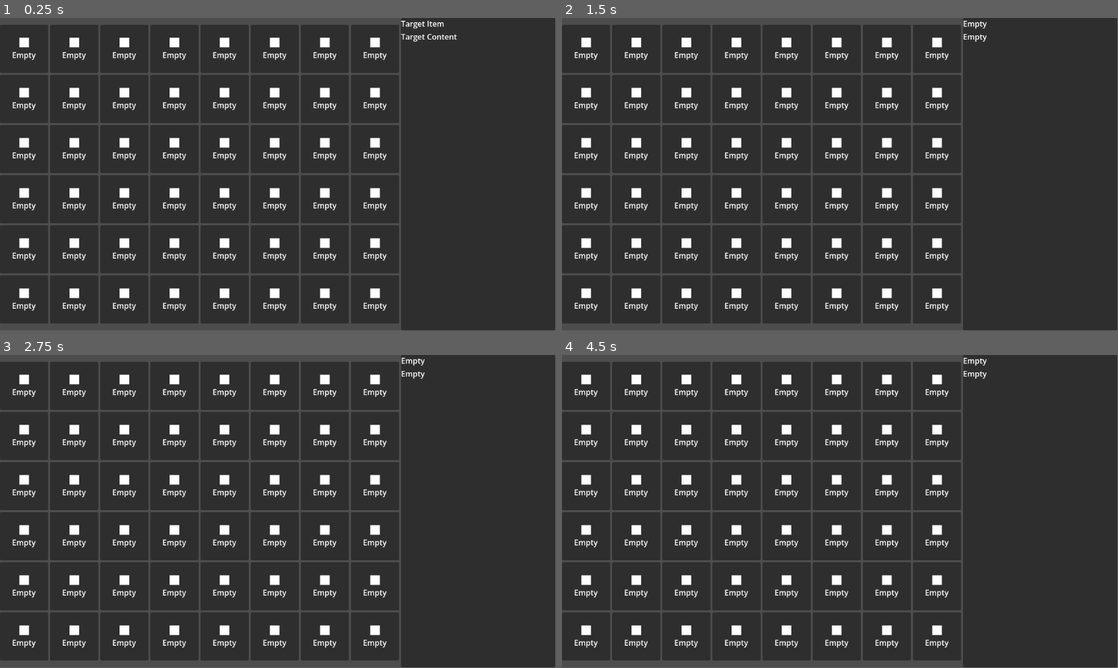
Above: before the commit, frames 1-4 (two rows, left to right).
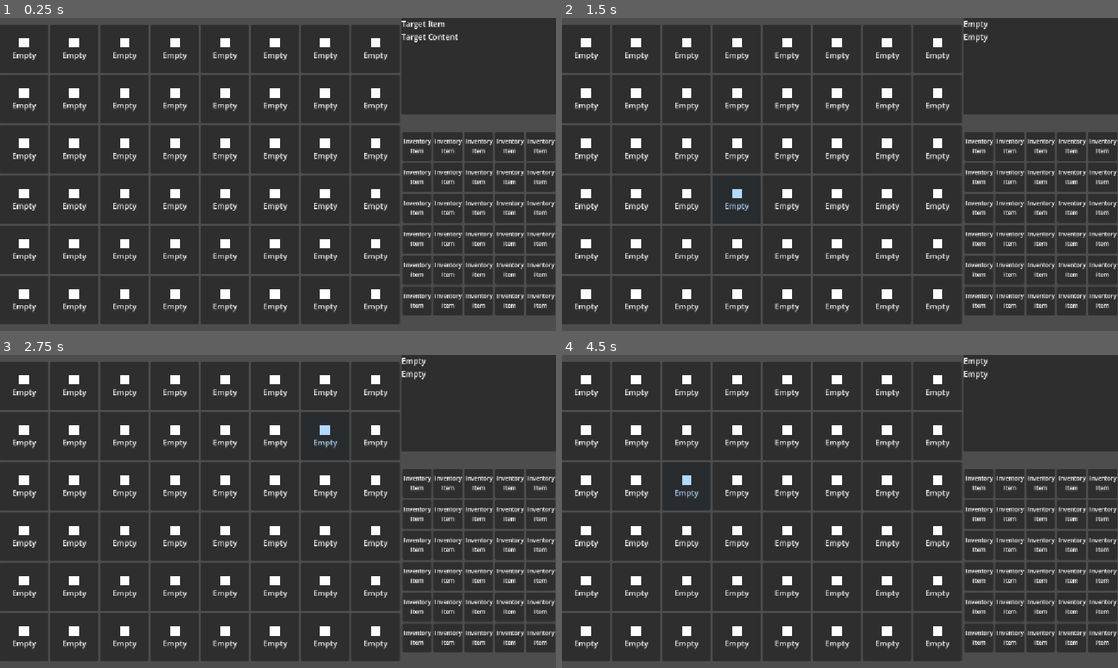
Above: after the commit, the same moments.

Repository: HadertS/alchemica-prototype-2
Game: Godot game, scene res://Scene/table/Table GUI/table_gui.tscn
Same seed, same stepped clock (60 frames per second), same inputs: the game is played once before the commit and once after it. This scene is started directly instead of the project's main scene.
Inputs (mouse positions are in pixels of both pictures, inside the frame that each line leads up to):
- Up to frame 1 (0.25 s): no input
- Up to frame 2 (1.5 s): tap Enter at 0.5 s; move the mouse to (962, 158) at 0.52 s; hold Right (ui_right) 0.53-1.28 s; click (962, 158) at 0.6 s; tap Space (ui_select) at 0.77, 1.25 s; move the mouse to (728, 190) at 1.27 s; hold Down (ui_down) from 1.28 s (still down); click (728, 190) at 1.35 s
- Up to frame 3 (2.75 s): tap Space (ui_select) at 1.52 s; tap Enter at 2 s; move the mouse to (333, 442) at 2.02 s; release Down (ui_down) at 2.03 s; hold Right (ui_right) from 2.03 s (still down); click (333, 442) at 2.1 s
- Up to frame 4 (4.5 s): tap Space (ui_select) at 2.75, 3.02, 3.77, 4.25 s; move the mouse to (812, 574) at 2.77 s; release Right (ui_right) at 2.78 s; hold Up (ui_up) 2.78-3.53 s; click (812, 574) at 2.85 s; tap Enter at 3.5 s; move the mouse to (1006, 558) at 3.52 s; hold Left (ui_left) from 3.53 s (still down); click (1006, 558) at 3.6 s; tap D (debug_automation_advance, bound only after the commit) at 4.15 s; move the mouse to (673, 464) at 4.27 s; click (673, 464) at 4.35 s
In our replay, the window is 799x449 before the commit and 800x450 after it. These sizes can differ from the game's own. Grey fills any space a smaller window leaves; there, only what the larger window draws over its background counts as a difference.

The runs differ from the first frame. In frame 1, 11% of the frame differs, in the area x 0-100%, y 0-100%; in frame 2, 11%; in frame 3, 11%; in frame 4, 11%.

Commit message:
changed project resolution settings, added selection logic handling, broke out table slot logic into its own script

Diff:
--- a/Scene/table/Table GUI/table_gui.gd
+++ b/Scene/table/Table GUI/table_gui.gd
@@ -5,23 +5,17 @@
 @onready var table_grid: GridContainer = %TableSlotContainer
 @onready var info_panel: PanelContainer = %InfoPanel
 
-func _ready():
-	var index = 0
-	for child in table_grid.get_children():
-		if child is Panel and "slot_index" in child:
-			child.slot_index = index
-			index += 1
+var selected_inventory_slot = null
 
 func _physics_process(delta: float):
 	input_component.update()
 	if input_component.mouse_clicked:
-		for child in table_grid.get_children():
-			if child is Panel:
-				var global_rect = child.get_global_rect()
-				if global_rect.has_point(input_component.mouse_position):
-					print("Clicked on slot:", child.slot_index)
-					info_panel.update(child.item, child.contents)
-
+		var selected = table_grid.select(input_component.mouse_position)
+		if selected != null:
+			info_panel.update(selected.item, selected.contents)
+	if input_component.debug_automation_advance_pressed:
+		automation_tick(delta)
 
 func automation_tick(delta):
+	print("automation advanced")
 	pass
--- a/Scene/table/Table GUI/table_gui.tscn
+++ b/Scene/table/Table GUI/table_gui.tscn
@@ -3,7 +3,11 @@
 [ext_resource type="Script" uid="uid://di76grknaovk6" path="res://Scene/Table/Table GUI/table_gui.gd" id="1_o7wvd"]
 [ext_resource type="Script" uid="uid://cowv4uwt1ie44" path="res://Script/Component/Input/input_component.gd" id="3_21c7h"]
 [ext_resource type="PackedScene" uid="uid://2uy7x0uic6mt" path="res://Scene/Table/Table GUI/table_slot.tscn" id="3_tmp5f"]
+[ext_resource type="Script" uid="uid://b80htpygi6s0m" path="res://Scene/Table/Table GUI/table_slot_container.gd" id="3_vtihk"]
 [ext_resource type="Script" uid="uid://cy2cjubx4hc5w" path="res://Scene/Table/Table GUI/table_info_panel.gd" id="4_tmp5f"]
+
+[sub_resource type="LabelSettings" id="LabelSettings_tmp5f"]
+font_size = 12
 
 [node name="TableGui" type="BoxContainer" unique_id=515171674]
 offset_right = 1152.0
@@ -21,6 +25,7 @@
 size_flags_horizontal = 4
 size_flags_vertical = 4
 columns = 8
+script = ExtResource("3_vtihk")
 
 [node name="Slot1" parent="TableSlotContainer" unique_id=1262460678 instance=ExtResource("3_tmp5f")]
 layout_mode = 2
@@ -166,21 +171,542 @@
 [node name="Slot48" parent="TableSlotContainer" unique_id=1257610330 instance=ExtResource("3_tmp5f")]
 layout_mode = 2
 
-[node name="InfoPanel" type="PanelContainer" parent="." unique_id=781139067]
+[node name="VBoxContainer" type="VBoxContainer" parent="." unique_id=400309714]
+layout_mode = 2
+size_flags_horizontal = 3
+
+[node name="InfoPanel" type="PanelContainer" parent="VBoxContainer" unique_id=781139067]
 unique_name_in_owner = true
+custom_minimum_size = Vector2(200, 200)
 layout_mode = 2
 size_flags_horizontal = 3
 script = ExtResource("4_tmp5f")
 
-[node name="VBoxContainer" type="VBoxContainer" parent="InfoPanel" unique_id=1542829020]
-layout_mode = 2
-
-[node name="TargetLabel" type="Label" parent="InfoPanel/VBoxContainer" unique_id=817367768]
+[node name="VBoxContainer" type="VBoxContainer" parent="VBoxContainer/InfoPanel" unique_id=1542829020]
+layout_mode = 2
+
+[node name="SelectedLabel" type="Label" parent="VBoxContainer/InfoPanel/VBoxContainer" unique_id=817367768]
 unique_name_in_owner = true
 layout_mode = 2
 text = "Target Item"
 
-[node name="TargetContentLabel" type="Label" parent="InfoPanel/VBoxContainer" unique_id=1668701762]
+[node name="SelectedContentLabel" type="Label" parent="VBoxContainer/InfoPanel/VBoxContainer" unique_id=1668701762]
 unique_name_in_owner = true
 layout_mode = 2
 text = "Target Content"
+
+[node name="InventoryGrid" type="GridContainer" parent="VBoxContainer" unique_id=741583364]
+layout_mode = 2
+size_flags_horizontal = 6
+size_flags_vertical = 6
+columns = 5
+
+[node name="Panel" type="Panel" parent="VBoxContainer/InventoryGrid" unique_id=726894010]
+custom_minimum_size = Vector2(60, 60)
+layout_mode = 2
+
+[node name="Label" type="Label" parent="VBoxContainer/InventoryGrid/Panel" unique_id=1367069074]
+layout_mode = 1
+anchors_preset = 15
+anchor_right = 1.0
+anchor_bottom = 1.0
+grow_horizontal = 2
+grow_vertical = 2
+text = "Inventory
+Item"
+label_settings = SubResource("LabelSettings_tmp5f")
+horizontal_alignment = 1
+vertical_alignment = 1
+
+[node name="Panel2" type="Panel" parent="VBoxContainer/InventoryGrid" unique_id=235377481]
+custom_minimum_size = Vector2(60, 60)
+layout_mode = 2
+
+[node name="Label" type="Label" parent="VBoxContainer/InventoryGrid/Panel2" unique_id=267670154]
+layout_mode = 1
+anchors_preset = 15
+anchor_right = 1.0
+anchor_bottom = 1.0
+grow_horizontal = 2
+grow_vertical = 2
+text = "Inventory
+Item"
+label_settings = SubResource("LabelSettings_tmp5f")
+horizontal_alignment = 1
+vertical_alignment = 1
+
+[node name="Panel3" type="Panel" parent="VBoxContainer/InventoryGrid" unique_id=58623718]
+custom_minimum_size = Vector2(60, 60)
+layout_mode = 2
+
+[node name="Label" type="Label" parent="VBoxContainer/InventoryGrid/Panel3" unique_id=771540051]
+layout_mode = 1
+anchors_preset = 15
+anchor_right = 1.0
+anchor_bottom = 1.0
+grow_horizontal = 2
+grow_vertical = 2
+text = "Inventory
+Item"
+label_settings = SubResource("LabelSettings_tmp5f")
+horizontal_alignment = 1
+vertical_alignment = 1
+
+[node name="Panel4" type="Panel" parent="VBoxContainer/InventoryGrid" unique_id=258190975]
+custom_minimum_size = Vector2(60, 60)
+layout_mode = 2
+
+[node name="Label" type="Label" parent="VBoxContainer/InventoryGrid/Panel4" unique_id=1671789741]
+layout_mode = 1
+anchors_preset = 15
+anchor_right = 1.0
+anchor_bottom = 1.0
+grow_horizontal = 2
+grow_vertical = 2
+text = "Inventory
+Item"
+label_settings = SubResource("LabelSettings_tmp5f")
+horizontal_alignment = 1
+vertical_alignment = 1
+
+[node name="Panel5" type="Panel" parent="VBoxContainer/InventoryGrid" unique_id=1352360080]
+custom_minimum_size = Vector2(60, 60)
+layout_mode = 2
+
+[node name="Label" type="Label" parent="VBoxContainer/InventoryGrid/Panel5" unique_id=1341981583]
+layout_mode = 1
+anchors_preset = 15
+anchor_right = 1.0
+anchor_bottom = 1.0
+grow_horizontal = 2
+grow_vertical = 2
+text = "Inventory
+Item"
+label_settings = SubResource("LabelSettings_tmp5f")
+horizontal_alignment = 1
+vertical_alignment = 1
+
+[node name="Panel6" type="Panel" parent="VBoxContainer/InventoryGrid" unique_id=1673439019]
+custom_minimum_size = Vector2(60, 60)
+layout_mode = 2
+
+[node name="Label" type="Label" parent="VBoxContainer/InventoryGrid/Panel6" unique_id=1146190800]
+layout_mode = 1
+anchors_preset = 15
+anchor_right = 1.0
+anchor_bottom = 1.0
+grow_horizontal = 2
+grow_vertical = 2
+text = "Inventory
+Item"
+label_settings = SubResource("LabelSettings_tmp5f")
+horizontal_alignment = 1
+vertical_alignment = 1
+
+[node name="Panel7" type="Panel" parent="VBoxContainer/InventoryGrid" unique_id=443793419]
+custom_minimum_size = Vector2(60, 60)
+layout_mode = 2
+
+[node name="Label" type="Label" parent="VBoxContainer/InventoryGrid/Panel7" unique_id=166009469]
+layout_mode = 1
+anchors_preset = 15
+anchor_right = 1.0
+anchor_bottom = 1.0
+grow_horizontal = 2
+grow_vertical = 2
+text = "Inventory
+Item"
+label_settings = SubResource("LabelSettings_tmp5f")
+horizontal_alignment = 1
+vertical_alignment = 1
+
+[node name="Panel8" type="Panel" parent="VBoxContainer/InventoryGrid" unique_id=1282691972]
+custom_minimum_size = Vector2(60, 60)
+layout_mode = 2
+
+[node name="Label" type="Label" parent="VBoxContainer/InventoryGrid/Panel8" unique_id=380043225]
+layout_mode = 1
+anchors_preset = 15
+anchor_right = 1.0
+anchor_bottom = 1.0
+grow_horizontal = 2
+grow_vertical = 2
+text = "Inventory
+Item"
+label_settings = SubResource("LabelSettings_tmp5f")
+horizontal_alignment = 1
+vertical_alignment = 1
+
+[node name="Panel9" type="Panel" parent="VBoxContainer/InventoryGrid" unique_id=861165986]
+custom_minimum_size = Vector2(60, 60)
+layout_mode = 2
+
+[node name="Label" type="Label" parent="VBoxContainer/InventoryGrid/Panel9" unique_id=1141764118]
+layout_mode = 1
+anchors_preset = 15
+anchor_right = 1.0
+anchor_bottom = 1.0
+grow_horizontal = 2
+grow_vertical = 2
+text = "Inventory
+Item"
+label_settings = SubResource("LabelSettings_tmp5f")
+horizontal_alignment = 1
+vertical_alignment = 1
+
+[node name="Panel10" type="Panel" parent="VBoxContainer/InventoryGrid" unique_id=1792375531]
+custom_minimum_size = Vector2(60, 60)
+layout_mode = 2
+
+[node name="Label" type="Label" parent="VBoxContainer/InventoryGrid/Panel10" unique_id=1861550323]
+layout_mode = 1
+anchors_preset = 15
+anchor_right = 1.0
+anchor_bottom = 1.0
+grow_horizontal = 2
+grow_vertical = 2
+text = "Inventory
+Item"
+label_settings = SubResource("LabelSettings_tmp5f")
+horizontal_alignment = 1
+vertical_alignment = 1
+
+[node name="Panel11" type="Panel" parent="VBoxContainer/InventoryGrid" unique_id=565054250]
+custom_minimum_size = Vector2(60, 60)
+layout_mode = 2
+
+[node name="Label" type="Label" parent="VBoxContainer/InventoryGrid/Panel11" unique_id=2088555200]
+layout_mode = 1
+anchors_preset = 15
+anchor_right = 1.0
+anchor_bottom = 1.0
+grow_horizontal = 2
+grow_vertical = 2
+text = "Inventory
+Item"
+label_settings = SubResource("LabelSettings_tmp5f")
+horizontal_alignment = 1
+vertical_alignment = 1
+
+[node name="Panel12" type="Panel" parent="VBoxContainer/InventoryGrid" unique_id=1631151683]
+custom_minimum_size = Vector2(60, 60)
+layout_mode = 2
+
+[node name="Label" type="Label" parent="VBoxContainer/InventoryGrid/Panel12" unique_id=106822055]
+layout_mode = 1
+anchors_preset = 15
+anchor_right = 1.0
+anchor_bottom = 1.0
+grow_horizontal = 2
+grow_vertical = 2
+text = "Inventory
+Item"
+label_settings = SubResource("LabelSettings_tmp5f")
+horizontal_alignment = 1
+vertical_alignment = 1
+
+[node name="Panel13" type="Panel" parent="VBoxContainer/InventoryGrid" unique_id=1996483085]
+custom_minimum_size = Vector2(60, 60)
+layout_mode = 2
+
+[node name="Label" type="Label" parent="VBoxContainer/InventoryGrid/Panel13" unique_id=1131621520]
+layout_mode = 1
+anchors_preset = 15
+anchor_right = 1.0
+anchor_bottom = 1.0
+grow_horizontal = 2
+grow_vertical = 2
+text = "Inventory
+Item"
+label_settings = SubResource("LabelSettings_tmp5f")
+horizontal_alignment = 1
+vertical_alignment = 1
+
+[node name="Panel14" type="Panel" parent="VBoxContainer/InventoryGrid" unique_id=318675871]
+custom_minimum_size = Vector2(60, 60)
+layout_mode = 2
+
+[node name="Label" type="Label" parent="VBoxContainer/InventoryGrid/Panel14" unique_id=184444637]
+layout_mode = 1
+anchors_preset = 15
+anchor_right = 1.0
+anchor_bottom = 1.0
+grow_horizontal = 2
+grow_vertical = 2
+text = "Inventory
+Item"
+label_settings = SubResource("LabelSettings_tmp5f")
+horizontal_alignment = 1
+vertical_alignment = 1
+
+[node name="Panel15" type="Panel" parent="VBoxContainer/InventoryGrid" unique_id=1178120310]
+custom_minimum_size = Vector2(60, 60)
+layout_mode = 2
+
+[node name="Label" type="Label" parent="VBoxContainer/InventoryGrid/Panel15" unique_id=63967052]
+layout_mode = 1
+anchors_preset = 15
+anchor_right = 1.0
+anchor_bottom = 1.0
+grow_horizontal = 2
+grow_vertical = 2
+text = "Inventory
+Item"
+label_settings = SubResource("LabelSettings_tmp5f")
+horizontal_alignment = 1
+vertical_alignment = 1
+
+[node name="Panel16" type="Panel" parent="VBoxContainer/InventoryGrid" unique_id=833743346]
+custom_minimum_size = Vector2(60, 60)
+layout_mode = 2
+
+[node name="Label" type="Label" parent="VBoxContainer/InventoryGrid/Panel16" unique_id=1397170156]
+layout_mode = 1
+anchors_preset = 15
+anchor_right = 1.0
+anchor_bottom = 1.0
+grow_horizontal = 2
+grow_vertical = 2
+text = "Inventory
+Item"
+label_settings = SubResource("LabelSettings_tmp5f")
+horizontal_alignment = 1
+vertical_alignment = 1
+
+[node name="Panel17" type="Panel" parent="VBoxContainer/InventoryGrid" unique_id=2081300698]
+custom_minimum_size = Vector2(60, 60)
+layout_mode = 2
+
+[node name="Label" type="Label" parent="VBoxContainer/InventoryGrid/Panel17" unique_id=463867247]
+layout_mode = 1
+anchors_preset = 15
+anchor_right = 1.0
+anchor_bottom = 1.0
+grow_horizontal = 2
+grow_vertical = 2
+text = "Inventory
+Item"
+label_settings = SubResource("LabelSettings_tmp5f")
+horizontal_alignment = 1
+vertical_alignment = 1
+
+[node name="Panel18" type="Panel" parent="VBoxContainer/InventoryGrid" unique_id=797958268]
+custom_minimum_size = Vector2(60, 60)
+layout_mode = 2
+
+[node name="Label" type="Label" parent="VBoxContainer/InventoryGrid/Panel18" unique_id=1252123582]
+layout_mode = 1
+anchors_preset = 15
+anchor_right = 1.0
+anchor_bottom = 1.0
+grow_horizontal = 2
+grow_vertical = 2
+text = "Inventory
+Item"
+label_settings = SubResource("LabelSettings_tmp5f")
+horizontal_alignment = 1
+vertical_alignment = 1
+
+[node name="Panel19" type="Panel" parent="VBoxContainer/InventoryGrid" unique_id=1774200406]
+custom_minimum_size = Vector2(60, 60)
+layout_mode = 2
+
+[node name="Label" type="Label" parent="VBoxContainer/InventoryGrid/Panel19" unique_id=1727665802]
+layout_mode = 1
+anchors_preset = 15
+anchor_right = 1.0
+anchor_bottom = 1.0
+grow_horizontal = 2
+grow_vertical = 2
+text = "Inventory
+Item"
+label_settings = SubResource("LabelSettings_tmp5f")
+horizontal_alignment = 1
+vertical_alignment = 1
+
+[node name="Panel20" type="Panel" parent="VBoxContainer/InventoryGrid" unique_id=893803285]
+custom_minimum_size = Vector2(60, 60)
+layout_mode = 2
+
+[node name="Label" type="Label" parent="VBoxContainer/InventoryGrid/Panel20" unique_id=1711361225]
+layout_mode = 1
+anchors_preset = 15
+anchor_right = 1.0
+anchor_bottom = 1.0
+grow_horizontal = 2
+grow_vertical = 2
+text = "Inventory
+Item"
+label_settings = SubResource("LabelSettings_tmp5f")
+horizontal_alignment = 1
+vertical_alignment = 1
+
+[node name="Panel21" type="Panel" parent="VBoxContainer/InventoryGrid" unique_id=996319757]
+custom_minimum_size = Vector2(60, 60)
+layout_mode = 2
+
+[node name="Label" type="Label" parent="VBoxContainer/InventoryGrid/Panel21" unique_id=1050058028]
+layout_mode = 1
+anchors_preset = 15
+anchor_right = 1.0
+anchor_bottom = 1.0
+grow_horizontal = 2
+grow_vertical = 2
+text = "Inventory
+Item"
+label_settings = SubResource("LabelSettings_tmp5f")
+horizontal_alignment = 1
+vertical_alignment = 1
+
+[node name="Panel22" type="Panel" parent="VBoxContainer/InventoryGrid" unique_id=956952510]
+custom_minimum_size = Vector2(60, 60)
+layout_mode = 2
+
+[node name="Label" type="Label" parent="VBoxContainer/InventoryGrid/Panel22" unique_id=679128860]
+layout_mode = 1
+anchors_preset = 15
+anchor_right = 1.0
+anchor_bottom = 1.0
+grow_horizontal = 2
+grow_vertical = 2
+text = "Inventory
+Item"
+label_settings = SubResource("LabelSettings_tmp5f")
+horizontal_alignment = 1
+vertical_alignment = 1
+
+[node name="Panel23" type="Panel" parent="VBoxContainer/InventoryGrid" unique_id=977221406]
+custom_minimum_size = Vector2(60, 60)
+layout_mode = 2
+
+[node name="Label" type="Label" parent="VBoxContainer/InventoryGrid/Panel23" unique_id=234286234]
+layout_mode = 1
+anchors_preset = 15
+anchor_right = 1.0
+anchor_bottom = 1.0
+grow_horizontal = 2
+grow_vertical = 2
+text = "Inventory
+Item"
+label_settings = SubResource("LabelSettings_tmp5f")
+horizontal_alignment = 1
+vertical_alignment = 1
+
+[node name="Panel24" type="Panel" parent="VBoxContainer/InventoryGrid" unique_id=734189351]
+custom_minimum_size = Vector2(60, 60)
+layout_mode = 2
+
+[node name="Label" type="Label" parent="VBoxContainer/InventoryGrid/Panel24" unique_id=803854410]
+layout_mode = 1
+anchors_preset = 15
+anchor_right = 1.0
+anchor_bottom = 1.0
+grow_horizontal = 2
+grow_vertical = 2
+text = "Inventory
+Item"
+label_settings = SubResource("LabelSettings_tmp5f")
+horizontal_alignment = 1
+vertical_alignment = 1
+
+[node name="Panel25" type="Panel" parent="VBoxContainer/InventoryGrid" unique_id=1688860741]
+custom_minimum_size = Vector2(60, 60)
+layout_mode = 2
+
+[node name="Label" type="Label" parent="VBoxContainer/InventoryGrid/Panel25" unique_id=1312653468]
+layout_mode = 1
+anchors_preset = 15
+anchor_right = 1.0
+anchor_bottom = 1.0
+grow_horizontal = 2
+grow_vertical = 2
+text = "Inventory
+Item"
+label_settings = SubResource("LabelSettings_tmp5f")
+horizontal_alignment = 1
+vertical_alignment = 1
+
+[node name="Panel26" type="Panel" parent="VBoxContainer/InventoryGrid" unique_id=1025529382]
+custom_minimum_size = Vector2(60, 60)
+layout_mode = 2
+
+[node name="Label" type="Label" parent="VBoxContainer/InventoryGrid/Panel26" unique_id=1277100406]
+layout_mode = 1
+anchors_preset = 15
+anchor_right = 1.0
+anchor_bottom = 1.0
+grow_horizontal = 2
+grow_vertical = 2
+text = "Inventory
+Item"
+label_settings = SubResource("LabelSettings_tmp5f")
+horizontal_alignment = 1
+vertical_alignment = 1
+
+[node name="Panel27" type="Panel" parent="VBoxContainer/InventoryGrid" unique_id=1674210539]
+custom_minimum_size = Vector2(60, 60)
+layout_mode = 2
+
+[node name="Label" type="Label" parent="VBoxContainer/InventoryGrid/Panel27" unique_id=1176133886]
+layout_mode = 1
+anchors_preset = 15
+anchor_right = 1.0
+anchor_bottom = 1.0
+grow_horizontal = 2
+grow_vertical = 2
+text = "Inventory
+Item"
+label_settings = SubResource("LabelSettings_tmp5f")
+horizontal_alignment = 1
+vertical_alignment = 1
+
+[node name="Panel28" type="Panel" parent="VBoxContainer/InventoryGrid" unique_id=1826472417]
+custom_minimum_size = Vector2(60, 60)
+layout_mode = 2
+
+[node name="Label" type="Label" parent="VBoxContainer/InventoryGrid/Panel28" unique_id=1514863344]
+layout_mode = 1
+anchors_preset = 15
+anchor_right = 1.0
+anchor_bottom = 1.0
+grow_horizontal = 2
+grow_vertical = 2
+text = "Inventory
+Item"
+label_settings = SubResource("LabelSettings_tmp5f")
+horizontal_alignment = 1
+vertical_alignment = 1
+
+[node name="Panel29" type="Panel" parent="VBoxContainer/InventoryGrid" unique_id=1650645958]
+custom_minimum_size = Vector2(60, 60)
+layout_mode = 2
+
+[node name="Label" type="Label" parent="VBoxContainer/InventoryGrid/Panel29" unique_id=1498087846]
+layout_mode = 1
+anchors_preset = 15
+anchor_right = 1.0
+anchor_bottom = 1.0
+grow_horizontal = 2
+grow_vertical = 2
+text = "Inventory
+Item"
+label_settings = SubResource("LabelSettings_tmp5f")
+horizontal_alignment = 1
+vertical_alignment = 1
+
+[node name="Panel30" type="Panel" parent="VBoxContainer/InventoryGrid" unique_id=1166932772]
+custom_minimum_size = Vector2(60, 60)
+layout_mode = 2
+
+[node name="Label" type="Label" parent="VBoxContainer/InventoryGrid/Panel30" unique_id=268991010]
+layout_mode = 1
+anchors_preset = 15
+anchor_right = 1.0
+anchor_bottom = 1.0
+grow_horizontal = 2
+grow_vertical = 2
+text = "Inventory
+Item"
+label_settings = SubResource("LabelSettings_tmp5f")
+horizontal_alignment = 1
+vertical_alignment = 1
--- a/Scene/table/Table GUI/table_info_panel.gd
+++ b/Scene/table/Table GUI/table_info_panel.gd
@@ -1,8 +1,8 @@
 extends PanelContainer
 
-@onready var table_label: Label = %TargetLabel
-@onready var table_content: Label = %TargetContentLabel
+@onready var info_label: Label = %SelectedLabel
+@onready var info_content: Label = %SelectedContentLabel
 
 func update(label_text: String, content_text: String) -> void:
-	table_label.text = label_text
-	table_content.text = content_text
+	info_label.text = label_text
+	info_content.text = content_text
--- a/Scene/table/Table GUI/table_slot.gd
+++ b/Scene/table/Table GUI/table_slot.gd
@@ -1,10 +1,11 @@
 extends Panel
 
-@export var slot_index: int = 0
 @export var item: String = "Empty"
 @export var contents: String = "Empty"
 
 @onready var label: Label = %Label
+
+var slot_index: int
 
 func _ready():
 	label.text = item
--- /dev/null
+++ b/Scene/table/Table GUI/table_slot_container.gd
@@ -0,0 +1,27 @@
+extends GridContainer
+
+var selected_inventory_slot
+
+func _ready():
+	var index = 0
+	for child in get_children():
+		if child is Panel and "slot_index" in child:
+			child.slot_index = index
+			index += 1
+
+func select(mouse_position):
+	for child in get_children():
+		if child is Panel:
+			var global_rect = child.get_global_rect()
+			if global_rect.has_point(mouse_position):
+				deselect()
+				print("Clicked on slot:", child.slot_index)
+				child.modulate = Color(0.7, 0.85, 1.0, 1.0) # Light blue tint
+				selected_inventory_slot = child
+				return child
+
+func deselect():
+	selected_inventory_slot = null
+	for child in get_children():
+		if child is Panel:
+			child.modulate = Color(1, 1, 1, 1) # Default color
--- a/Script/Component/Input/input_component.gd
+++ b/Script/Component/Input/input_component.gd
@@ -4,6 +4,7 @@
 
 var interact_pressed: bool = false
 var inventory_pressed: bool = false
+var debug_automation_advance_pressed: bool = false
 
 
 var mouse_position: Vector2 = Vector2.ZERO
@@ -16,5 +17,7 @@
     interact_pressed = Input.is_action_just_pressed("ui_select")
     inventory_pressed = Input.is_action_just_pressed("ui_inventory")
 
+    debug_automation_advance_pressed = Input.is_action_just_pressed("debug_automation_advance")
+
     mouse_position = get_viewport().get_mouse_position()
     mouse_clicked = Input.is_action_just_pressed("click")
--- a/project.godot
+++ b/project.godot
@@ -15,6 +15,10 @@
 config/features=PackedStringArray("4.6", "Forward Plus")
 config/icon="res://icon.svg"
 
+[display]
+
+window/stretch/mode="canvas_items"
+
 [input]
 
 ui_inventory={
@@ -24,7 +28,12 @@
 }
 click={
 "deadzone": 0.2,
-"events": [Object(InputEventMouseButton,"resource_local_to_s …(115 unchanged characters)… alse,"meta_pressed":false,"button_mask":0,"position":Vector2(0, 0),"global_position":Vector2(0, 0),"factor":1.0,"button_index":1,"canceled":false,"pressed":false,"double_click":false,"script":null)
+"events": [Object(InputEventMouseButton,"resource_local_to_s …(115 unchanged characters)… alse,"meta_pressed":false,"button_mask":1,"position":Vector2(1022, 29),"global_position":Vector2(1041, 125),"factor":1.0,"button_index":1,"canceled":false,"pressed":true,"double_click":false,"script":null)
+]
+}
+debug_automation_advance={
+"deadzone": 0.2,
+"events": [Object(InputEventKey,"resource_local_to_scene":false,"resource_name":"","device":-1,"window_id":0,"alt_pressed":false,"shift_pressed":false,"ctrl_pressed":false,"meta_pressed":false,"pressed":false,"keycode":0,"physical_keycode":68,"key_label":0,"unicode":100,"location":0,"echo":false,"script":null)
 ]
 }
 
Not shown, added: Scene/table/Table GUI/table_slot_container.gd.uid
